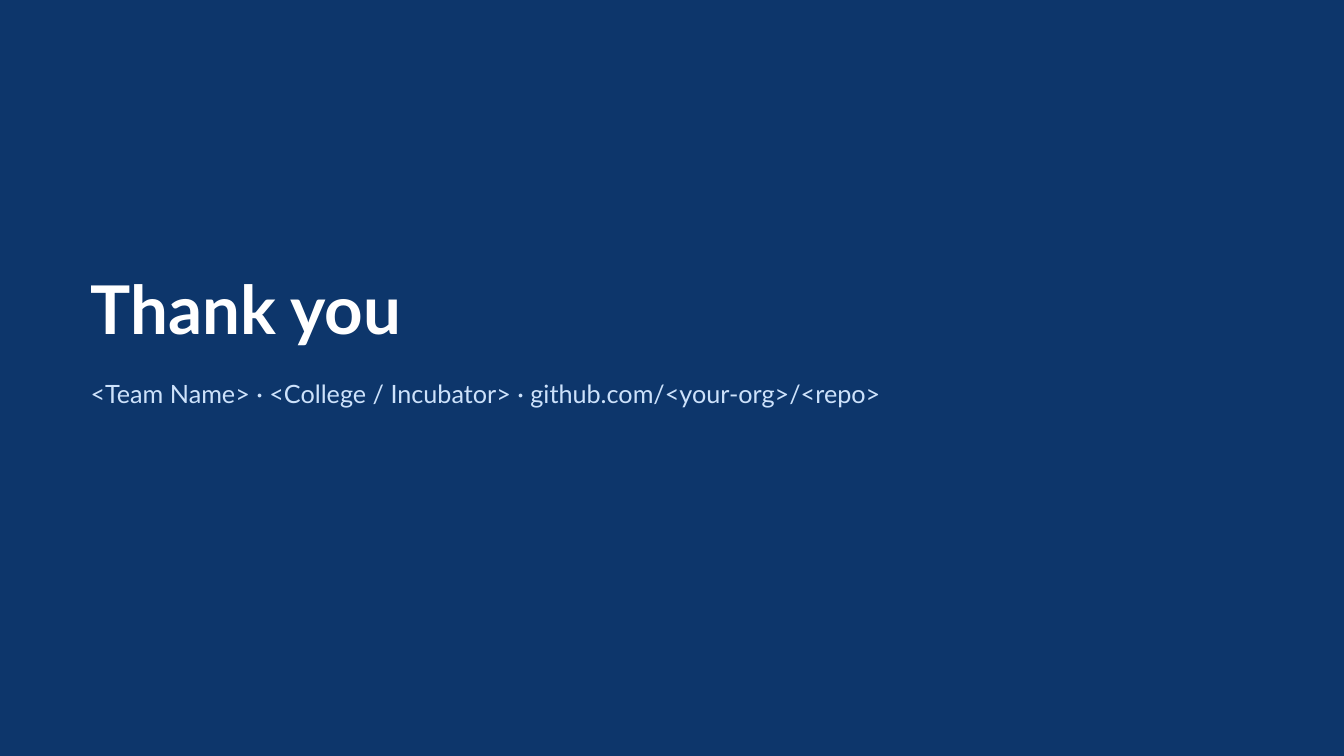
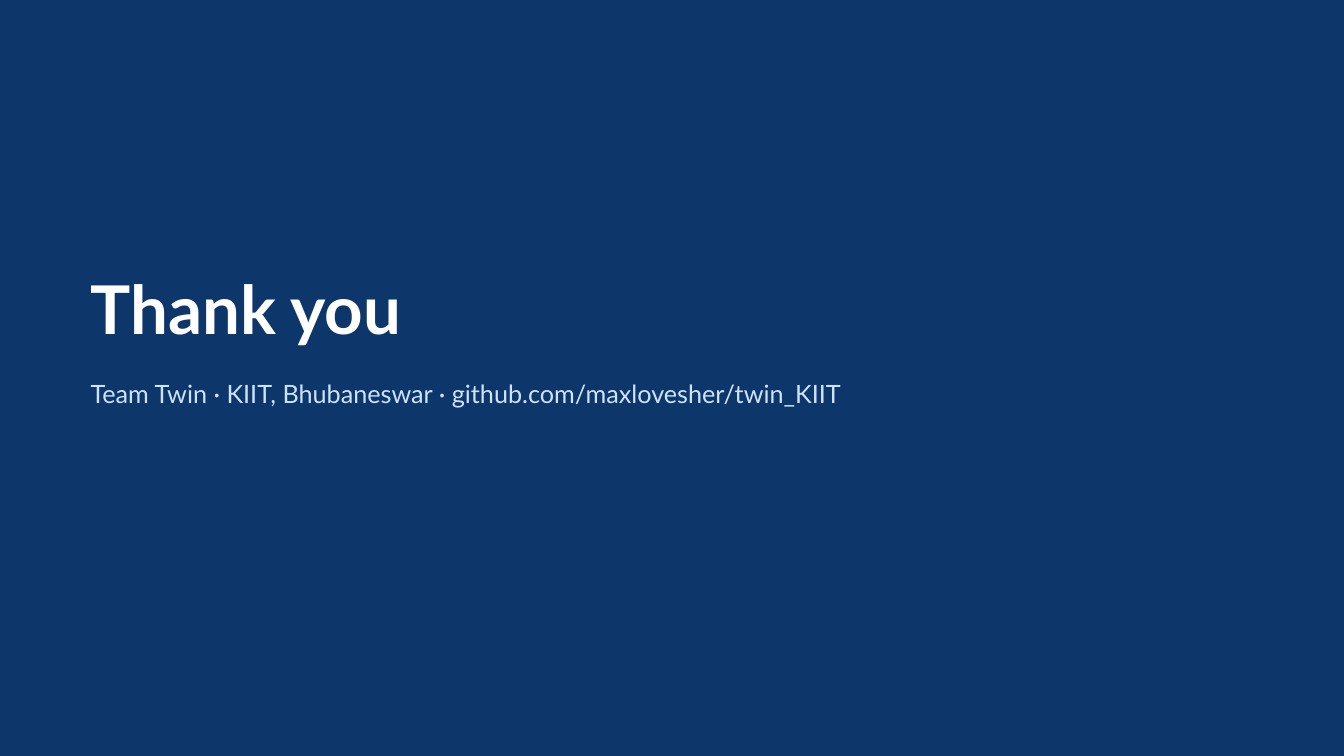
Before and after one commit to maxlovesher/twin_KIIT, a slide deck: slide 19 of docs/GlucoTwin_presentation.pptx. Drawn at 1344x756 pixels with LibreOffice and Linux fonts; fonts in the diff are those of the drawing. Boxes give left, top, right and bottom in pixels: in the first picture for what was removed or moved away, otherwise in the second. Text is boxed around its words. In the diff, an @@ line names an element or a change of style, - is before the commit and + after.

Commit message:
Add team details (Team Twin, KIIT) to README and presentation

```diff
--- a/docs/GlucoTwin_presentation.pptx
+++ b/docs/GlucoTwin_presentation.pptx
@@ text at [91, 384, 841, 407]: text changed @@
-<Team Name> · <College / Incubator> · github.com/<your-org>/<repo>
+Team Twin · KIIT, Bhubaneswar · github.com/maxlovesher/twin_KIIT
```
Also in this commit, not shown: 18 other slides changed, 5 other files.
